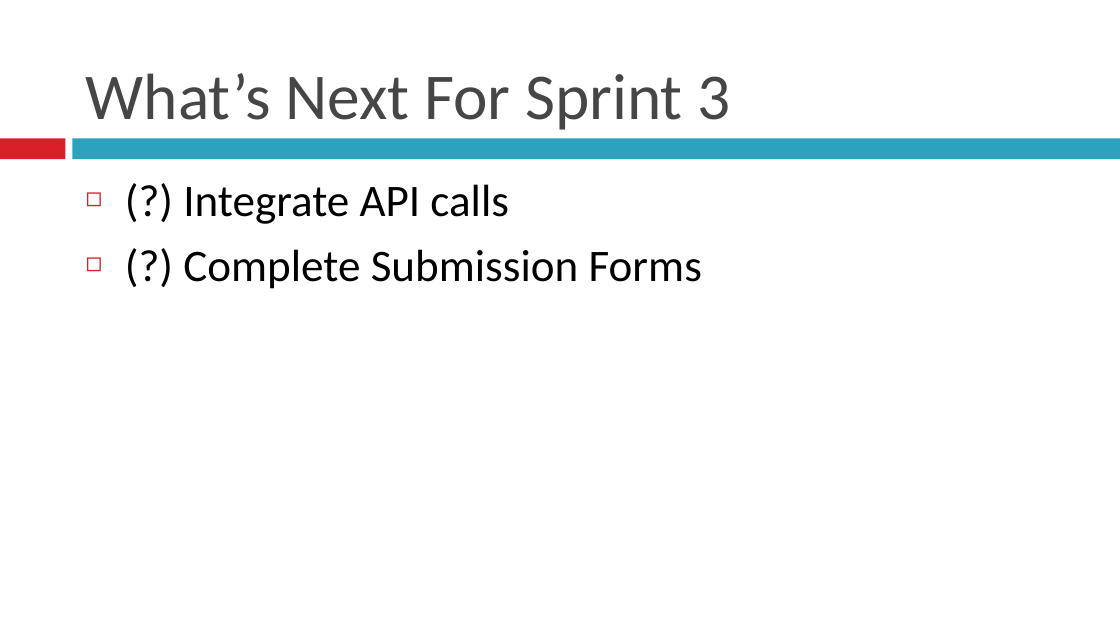
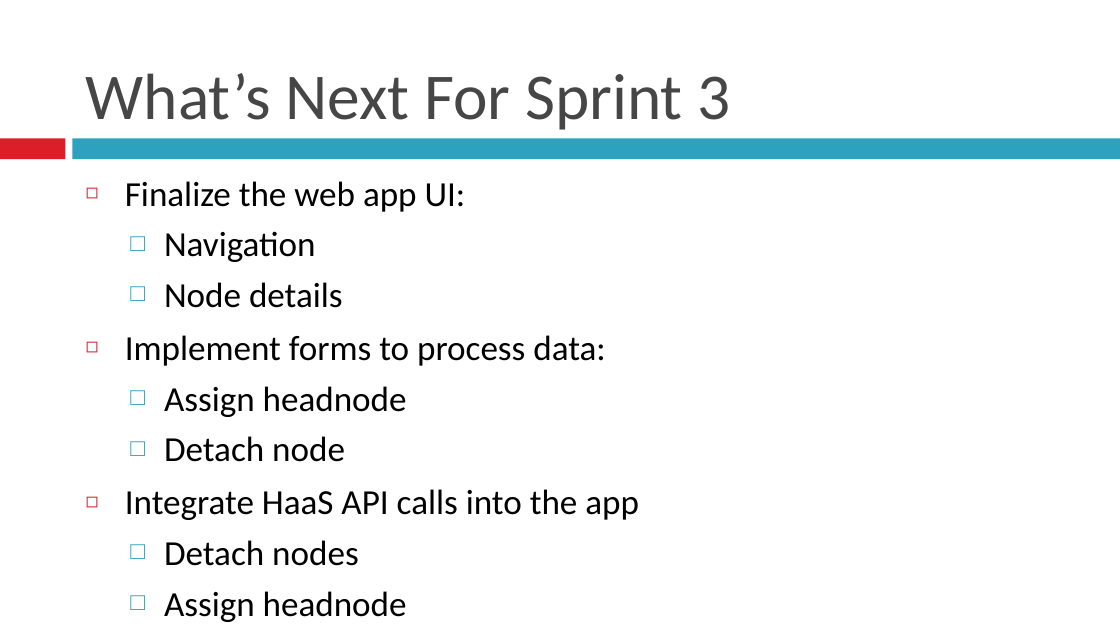
Before and after one commit to BU-EC500-SP15/moc-gui-plugins, a slide deck: slide 8 of MOCUIPlugin-Demo2.pptx. Drawn at 1120x630 pixels with LibreOffice and Linux fonts; fonts in the diff are those of the drawing. Boxes give left, top, right and bottom in pixels: in the first picture for what was removed or moved away, otherwise in the second. Text is boxed around its words. In the diff, an @@ line names an element or a change of style, - is before the commit and + after.

```diff
--- a/MOCUIPlugin-Demo2.pptx
+++ b/MOCUIPlugin-Demo2.pptx
@@ text at (125,181,639,566): text changed; size 29 to 22.6 pt @@
-◻ (?) Integrate API calls
-◻ (?) Complete Submission Forms
+◻ Finalize the web app UI:
+  □ Navigation
+  □ Node details
+◻ Implement forms to process data:
+  □ Assign headnode
+  □ Detach node
+◻ Integrate HaaS API calls into the app
+  □ Detach nodes
+  □ Assign headnode
```
Also in this commit, not shown: 1 other slide changed.
